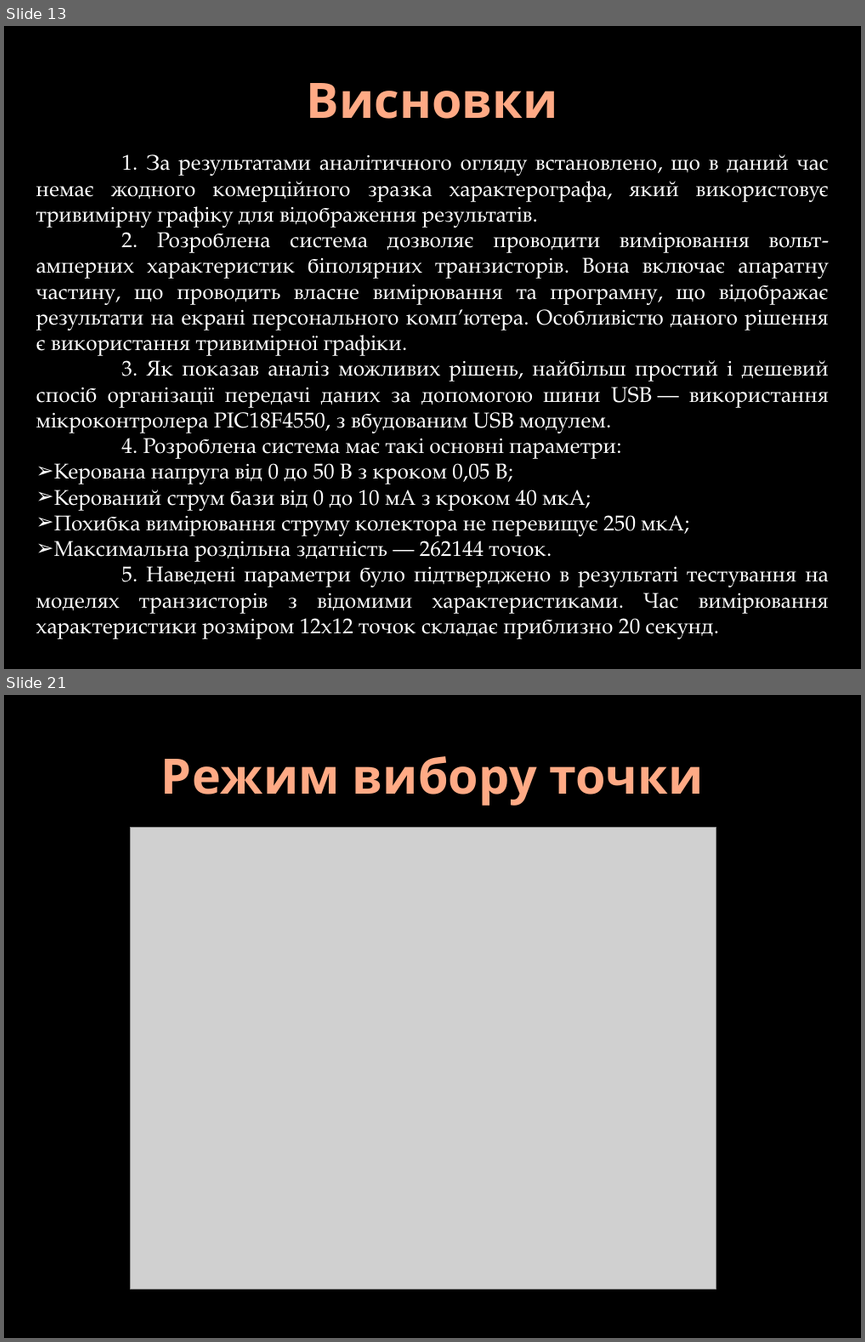
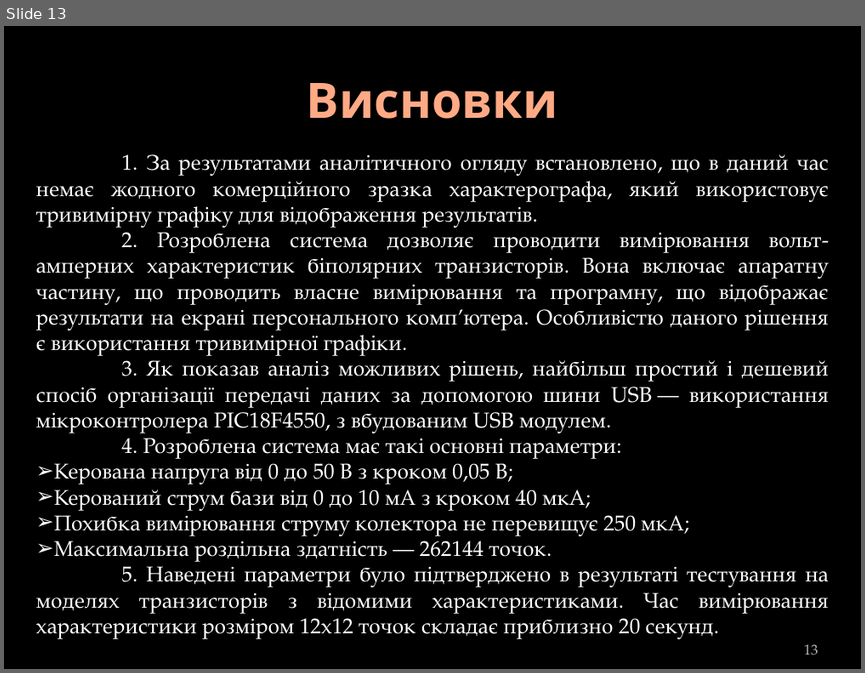
Before and after one commit to DoctorScrept/Temp, a slide deck: Report/DiplomReport.pptx. Shown one above the other, each under a label of ours: slides 13 and 21 before the commit, slide 13 after it; the slides between them are not shown. The pictures are 865x1342 and 865x673 pixels, drawn with LibreOffice and Linux fonts; fonts in the diff are those of the drawing; grey boxes stand for pictures; background and template pictures are left out. Boxes give left, top, right and bottom in pixels: in the first picture for what was removed or moved away, otherwise in the second. Text is boxed around its words. In the diff, an @@ line names an element or a change of style, - is before the commit and + after.

```diff
--- a/Report/DiplomReport.pptx
+++ b/Report/DiplomReport.pptx
@@ slide 21 removed at bbox=[4, 695, 861, 1338], background picture (left out) @@
@@ title removed at bbox=[161, 756, 704, 805] @@
-Режим вибору точки
@@ picture removed at bbox=[131, 828, 716, 1289] @@
@@ slide 13 changed as well @@
@@ page number added at bbox=[804, 644, 818, 655], 12 pt, text #BDBDBD @@
+13
```
Also in this commit, not shown: 12 other slides changed, 7 other slides removed, 5 other files.
